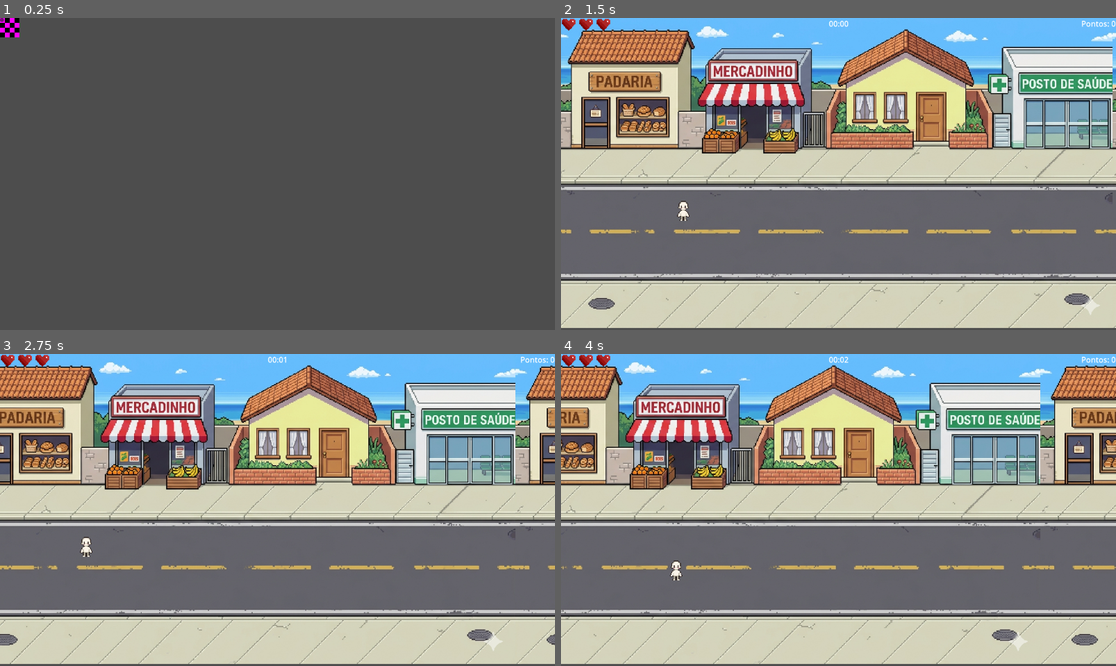
Above: before the commit, frames 1-4 (two rows, left to right).
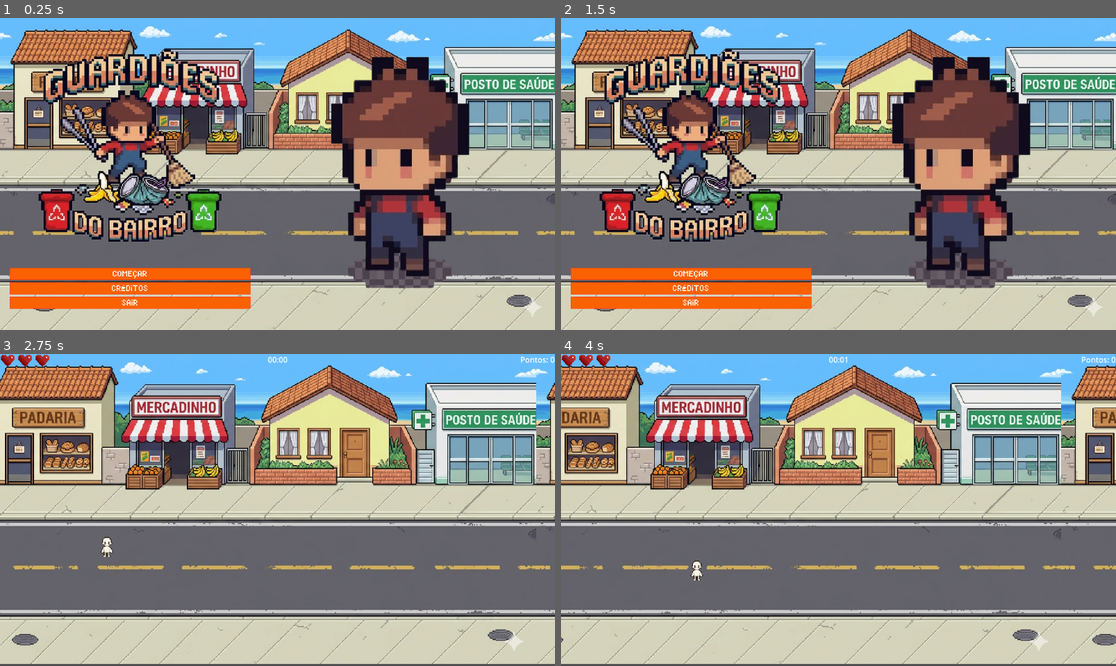
Above: after the commit, the same moments.

Repository: omanramalho42/unifor-ts02-prototipos
Game: Godot game, scene res://prefabs/tittle_screen.tscn
Two runs of this game, one before a commit and one after it. Both use one fixed random seed, a clock stepped at 60 frames per second and the inputs below. Before the commit the project starts from res://scenes/start_screen.tscn.
Inputs (mouse positions are in pixels of both pictures, inside the frame that each line leads up to):
- Up to frame 1 (0.25 s): no input
- Up to frame 2 (1.5 s): click (561, 21) at 0.52 s; click (561, 21) at 1.27 s
- Up to frame 3 (2.75 s): click (127, 609) at 2 s, where only the run after the commit has a clickable "COMEÇAR"
- Up to frame 4 (4 s): tap Enter (ui_accept) at 2.75, 3.02, 3.77 s; hold Right (ui_right) 2.78-3.53 s; hold Down (ui_down) from 3.53 s (still down)

The runs differ from the first frame. In frame 1, 96% of the frame differs, in the area x 0-100%, y 0-100%; in frame 2, 47%; in frame 3, 28%; in frame 4, 28%.

Commit message:
fix/using tittle_screen with oficcial welcome screen

Diff:
--- a/guardioes-do-bairro/default_btn.tres
+++ b/guardioes-do-bairro/default_btn.tres
@@ -1,46 +1,46 @@
-[gd_resource type="Theme" load_steps=6 format=3 uid="uid://cw0y7xdmm5c5l"]
+[gd_resource type="Theme" load_steps=6 format=3 uid="uid://bhv00vxf42ptf"]
 
 [ext_resource type="FontFile" uid="uid://cm051kcxlsw1d" path="res://assets/RevMiniPixel Regular.ttf" id="1_ngb7v"]
 
 [sub_resource type="StyleBoxFlat" id="StyleBoxFlat_40th6"]
-bg_color = Color(0.98039216, 0.77254903, 0, 1)
+bg_color = Color(0.980392, 0.772549, 0, 1)
 border_width_left = 1
 border_width_top = 1
 border_width_right = 1
 border_width_bottom = 1
-border_color = Color(0.98039216, 0.38039216, 0, 1)
+border_color = Color(0.980392, 0.380392, 0, 1)
 border_blend = true
 expand_margin_top = 5.0
 expand_margin_bottom = 2.0
 
 [sub_resource type="StyleBoxFlat" id="StyleBoxFlat_jieup"]
-bg_color = Color(0.98039216, 0.77254903, 0, 1)
+bg_color = Color(0.980392, 0.772549, 0, 1)
 border_width_left = 1
 border_width_top = 1
 border_width_right = 1
 border_width_bottom = 1
-border_color = Color(0.98039216, 0.38039216, 0, 1)
+border_color = Color(0.980392, 0.380392, 0, 1)
 expand_margin_top = 5.0
 expand_margin_bottom = 2.0
 
 [sub_resource type="StyleBoxFlat" id="StyleBoxFlat_liho2"]
-bg_color = Color(0.98039216, 0.38039216, 0, 1)
+bg_color = Color(0.980392, 0.380392, 0, 1)
 border_width_left = 1
 border_width_top = 1
 border_width_right = 1
 border_width_bottom = 1
-border_color = Color(1, 0.11764706, 0.14509805, 1)
+border_color = Color(1, 0.117647, 0.145098, 1)
 border_blend = true
 expand_margin_top = 5.0
 expand_margin_bottom = 2.0
 
 [sub_resource type="StyleBoxFlat" id="StyleBoxFlat_nctcs"]
-bg_color = Color(0.98039216, 0.77254903, 0, 1)
+bg_color = Color(0.980392, 0.772549, 0, 1)
 border_width_left = 1
 border_width_top = 1
 border_width_right = 1
 border_width_bottom = 1
-border_color = Color(0.98039216, 0.38039216, 0, 1)
+border_color = Color(0.980392, 0.380392, 0, 1)
 border_blend = true
 expand_margin_top = 5.0
 expand_margin_bottom = 2.0
--- a/guardioes-do-bairro/prefabs/tittle_screen.gd
+++ b/guardioes-do-bairro/prefabs/tittle_screen.gd
@@ -2,7 +2,7 @@
 
 
 func _on_startbtn_pressed() -> void:
-	get_tree().change_scene_to_file("res://scenes/collectible.tscn")
+	get_tree().change_scene_to_file("res://scenes/street.tscn")
 
 
 func _on_creditsbtn_pressed() -> void:
--- a/guardioes-do-bairro/prefabs/tittle_screen.tscn
+++ b/guardioes-do-bairro/prefabs/tittle_screen.tscn
@@ -1,52 +1,12 @@
 [gd_scene load_steps=10 format=3 uid="uid://m6rr6kbyk5bf"]
 
-[ext_resource type="Script" uid="uid://dqdjhvfhdr5ny" path="res://prefabs/tittle_screen.gd" id="1_wb77v"]
+[ext_resource type="Script" path="res://prefabs/tittle_screen.gd" id="1_wb77v"]
 [ext_resource type="Texture2D" uid="uid://dve64ujhbfikb" path="res://assets/street.png" id="1_wpuga"]
 [ext_resource type="Texture2D" uid="uid://dysyu15tgokjb" path="res://assets/logo-removebg-preview.png" id="2_vhpic"]
-[ext_resource type="Theme" uid="uid://cw0y7xdmm5c5l" path="res://default_btn.tres" id="3_vhpic"]
+[ext_resource type="Theme" uid="uid://bhv00vxf42ptf" path="res://default_btn.tres" id="3_vhpic"]
 [ext_resource type="Texture2D" uid="uid://bs2kyv01o8ki7" path="res://assets/diagonal_direita-removebg-preview.png" id="3_wb77v"]
 
 [sub_resource type="StyleBoxEmpty" id="StyleBoxEmpty_wb77v"]
-
-[sub_resource type="Animation" id="Animation_wb77v"]
-resource_name = "review"
-length = 1.3
-tracks/0/type = "value"
-tracks/0/imported = false
-tracks/0/enabled = true
-tracks/0/path = NodePath("background:modulate")
-tracks/0/interp = 1
-tracks/0/loop_wrap = true
-tracks/0/keys = {
-"times": PackedFloat32Array(0, 0.3),
-"transitions": PackedFloat32Array(1, 1),
-"update": 0,
-"values": [Color(1, 1, 1, 1), Color(1, 1, 1, 1)]
-}
-tracks/1/type = "value"
-tracks/1/imported = false
-tracks/1/enabled = true
-tracks/1/path = NodePath("MarginContainer:position")
-tracks/1/interp = 1
-tracks/1/loop_wrap = true
-tracks/1/keys = {
-"times": PackedFloat32Array(0.2, 0.6),
-"transitions": PackedFloat32Array(0.18301046, 1),
-"update": 0,
-"values": [Vector2(-500, 0), Vector2(0, 0)]
-}
-tracks/2/type = "value"
-tracks/2/imported = false
-tracks/2/enabled = true
-tracks/2/path = NodePath("MarginContainer/HBoxContainer/MOCHI:modulate")
-tracks/2/interp = 1
-tracks/2/loop_wrap = true
-tracks/2/keys = {
-"times": PackedFloat32Array(0, 0.7, 1.1),
-"transitions": PackedFloat32Array(1, 1, 1),
-"update": 0,
-"values": [Color(1, 1, 1, 0), Color(1, 1, 1, 0), Color(1, 1, 1, 1)]
-}
 
 [sub_resource type="Animation" id="Animation_i7rao"]
 length = 0.001
@@ -87,10 +47,50 @@
 "values": [Color(1, 1, 1, 1)]
 }
 
+[sub_resource type="Animation" id="Animation_wb77v"]
+resource_name = "review"
+length = 1.3
+tracks/0/type = "value"
+tracks/0/imported = false
+tracks/0/enabled = true
+tracks/0/path = NodePath("background:modulate")
+tracks/0/interp = 1
+tracks/0/loop_wrap = true
+tracks/0/keys = {
+"times": PackedFloat32Array(0, 0.3),
+"transitions": PackedFloat32Array(1, 1),
+"update": 0,
+"values": [Color(1, 1, 1, 1), Color(1, 1, 1, 1)]
+}
+tracks/1/type = "value"
+tracks/1/imported = false
+tracks/1/enabled = true
+tracks/1/path = NodePath("MarginContainer:position")
+tracks/1/interp = 1
+tracks/1/loop_wrap = true
+tracks/1/keys = {
+"times": PackedFloat32Array(0.2, 0.6),
+"transitions": PackedFloat32Array(0.18301, 1),
+"update": 0,
+"values": [Vector2(-500, 0), Vector2(0, 0)]
+}
+tracks/2/type = "value"
+tracks/2/imported = false
+tracks/2/enabled = true
+tracks/2/path = NodePath("MarginContainer/HBoxContainer/MOCHI:modulate")
+tracks/2/interp = 1
+tracks/2/loop_wrap = true
+tracks/2/keys = {
+"times": PackedFloat32Array(0, 0.7, 1.1),
+"transitions": PackedFloat32Array(1, 1, 1),
+"update": 0,
+"values": [Color(1, 1, 1, 0), Color(1, 1, 1, 0), Color(1, 1, 1, 1)]
+}
+
 [sub_resource type="AnimationLibrary" id="AnimationLibrary_we8ok"]
 _data = {
-&"RESET": SubResource("Animation_i7rao"),
-&"review": SubResource("Animation_wb77v")
+"RESET": SubResource("Animation_i7rao"),
+"review": SubResource("Animation_wb77v")
 }
 
 [node name="TittleScreen" type="Control"]
@@ -162,7 +162,7 @@
 
 [node name="animation" type="AnimationPlayer" parent="."]
 libraries = {
-&"": SubResource("AnimationLibrary_we8ok")
+"": SubResource("AnimationLibrary_we8ok")
 }
 
 [connection signal="pressed" from="MarginContainer/HBoxContainer/VBoxContainer/START-BTN" to="." method="_on_startbtn_pressed"]
--- a/guardioes-do-bairro/project.godot
+++ b/guardioes-do-bairro/project.godot
@@ -11,8 +11,8 @@
 [application]
 
 config/name="guardioes_do_bairro"
-run/main_scene="res://scenes/start_screen.tscn"
-config/features=PackedStringArray("4.5", "Forward Plus")
+run/main_scene="res://prefabs/tittle_screen.tscn"
+config/features=PackedStringArray("4.3", "Forward Plus")
 config/icon="res://icon.svg"
 
 [autoload]
--- a/guardioes-do-bairro/scenes/start_screen.gd
+++ b/guardioes-do-bairro/scenes/start_screen.gd
@@ -9,4 +9,4 @@
 		musica.play()
 
 func _on_botao_pressed() -> void:
-	get_tree().change_scene_to_file("res://scenes/instruction_screen.tscn")
+	get_tree().change_scene_to_file("res://prefabs/tittle_screen.tscn")
--- a/guardioes-do-bairro/scenes/start_screen.tscn
+++ b/guardioes-do-bairro/scenes/start_screen.tscn
@@ -1,12 +1,12 @@
-[gd_scene format=3 uid="uid://iqorrcl38xt5"]
+[gd_scene load_steps=4 format=3 uid="uid://iqorrcl38xt5"]
 
-[ext_resource type="Script" uid="uid://8h55yowsgxkj" path="res://scenes/start_screen.gd" id="1_tx5wa"]
+[ext_resource type="Script" path="res://scenes/start_screen.gd" id="1_tx5wa"]
 
 [sub_resource type="PlaceholderTexture2D" id="PlaceholderTexture2D_tx5wa"]
 
 [sub_resource type="PlaceholderTexture2D" id="PlaceholderTexture2D_o7i0r"]
 
-[node name="StartScreen" type="Control" unique_id=897350838]
+[node name="StartScreen" type="Control"]
 layout_mode = 3
 anchors_preset = 15
 anchor_right = 1.0
@@ -15,21 +15,21 @@
 grow_vertical = 2
 script = ExtResource("1_tx5wa")
 
-[node name="TextureRect" type="TextureRect" parent="." unique_id=15156710]
+[node name="TextureRect" type="TextureRect" parent="."]
 layout_mode = 0
 offset_right = 40.0
 offset_bottom = 40.0
 texture = SubResource("PlaceholderTexture2D_tx5wa")
 
-[node name="TextureRect2" type="TextureRect" parent="." unique_id=294573184]
+[node name="TextureRect2" type="TextureRect" parent="."]
 layout_mode = 0
 offset_right = 40.0
 offset_bottom = 40.0
 texture = SubResource("PlaceholderTexture2D_o7i0r")
 
-[node name="Button" type="Button" parent="." unique_id=383852]
+[node name="Button" type="Button" parent="."]
 layout_mode = 0
 offset_right = 8.0
 offset_bottom = 8.0
 
-[node name="AudioStreamPlayer" type="AudioStreamPlayer" parent="." unique_id=225296875]
+[node name="AudioStreamPlayer" type="AudioStreamPlayer" parent="."]
Not shown, changed: guardioes-do-bairro/assets/16x32/16x32 All Animations.png.import
Not shown, changed: guardioes-do-bairro/assets/16x32/16x32 Idle-Sheet.png.import
Not shown, changed: guardioes-do-bairro/assets/16x32/16x32 Interact-Sheet.png.import
Not shown, changed: guardioes-do-bairro/assets/16x32/16x32 Jump-Sheet.png.import
Not shown, changed: guardioes-do-bairro/assets/16x32/16x32 Rotate-Sheet.png.import
Not shown, changed: guardioes-do-bairro/assets/16x32/16x32 Run-Sheet.png.import
Not shown, changed: guardioes-do-bairro/assets/16x32/16x32 Walk-Sheet.png.import
Not shown, changed: guardioes-do-bairro/assets/Hearts/PNG/animated/border/heart_animated_1.png.import
Not shown, changed: guardioes-do-bairro/assets/Hearts/PNG/animated/border/heart_animated_2.png.import
Not shown, changed: guardioes-do-bairro/assets/Hearts/PNG/animated/no_border/heart_animated_1.png.import
Not shown, changed: guardioes-do-bairro/assets/Hearts/PNG/animated/no_border/heart_animated_2.png.import
Not shown, changed: guardioes-do-bairro/assets/Hearts/PNG/basic/background.png.import
(and 35 more such lines)
